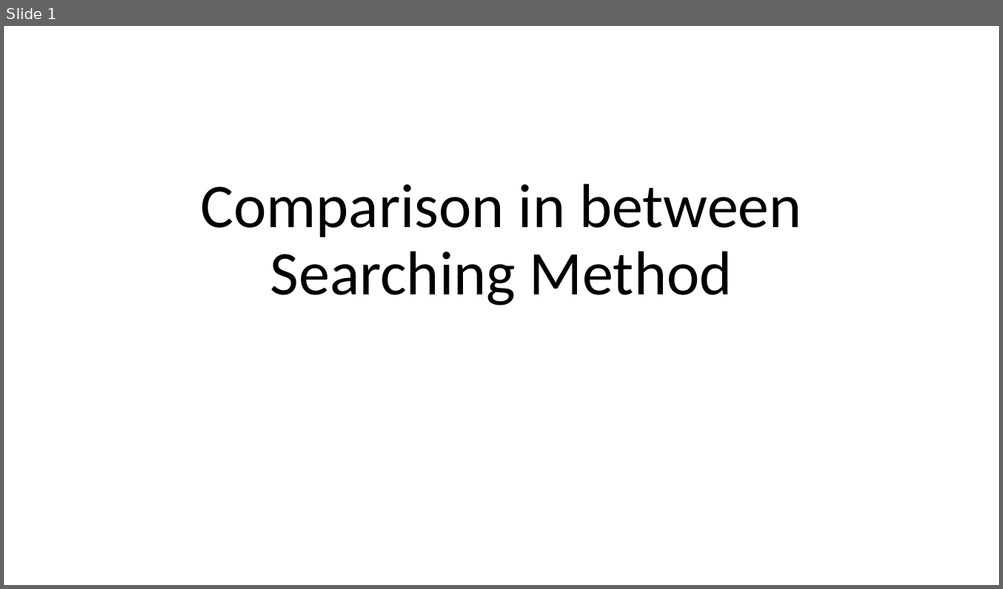
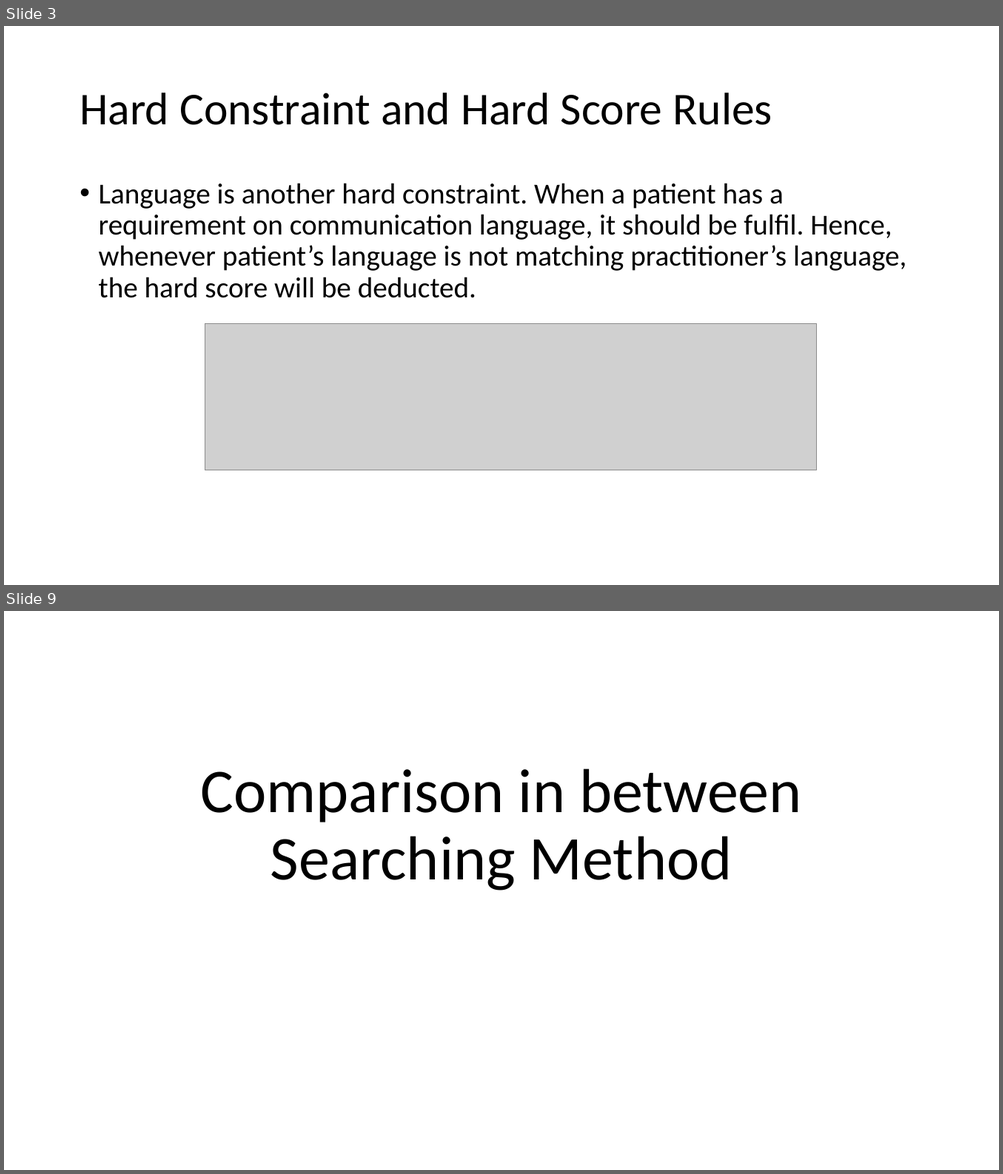
Before and after one commit to optimusium/phqSchedule, a slide deck: Comparison in between Searching Method.pptx. Shown one above the other, each under a label of ours: slide 1 before the commit, slides 3 and 9 after it; the slides between them are not shown. The pictures are 1003x589 and 1003x1174 pixels, drawn with LibreOffice and Linux fonts; fonts in the diff are those of the drawing; grey boxes stand for pictures. Boxes give left, top, right and bottom in pixels: in the first picture for what was removed or moved away, otherwise in the second. Text is boxed around its words. In the diff, an @@ line names an element or a change of style, - is before the commit and + after.

```diff
--- a/Comparison in between Searching Method.pptx
+++ b/Comparison in between Searching Method.pptx
@@ slide 3 added at (4,26,999,585), background #FFFFFF @@
@@ title added at (79,93,772,125), 44 pt, text #000000 @@
+Hard Constraint and Hard Score Rules
@@ text added at (99,183,906,298), 28 pt, text #000000 @@
+• Language is another hard constraint. When a patient has a requirement on communication language, it should be fulfil. Hence, whenever patient’s language is not matching practitioner’s language, the hard score will be deducted.
@@ picture added at (205,324,817,471) @@
@@ what was slide 1 is now slide 9 @@
```
Also in this commit, not shown: 2 slides changed, 11 other slides added, 5 slides removed.
